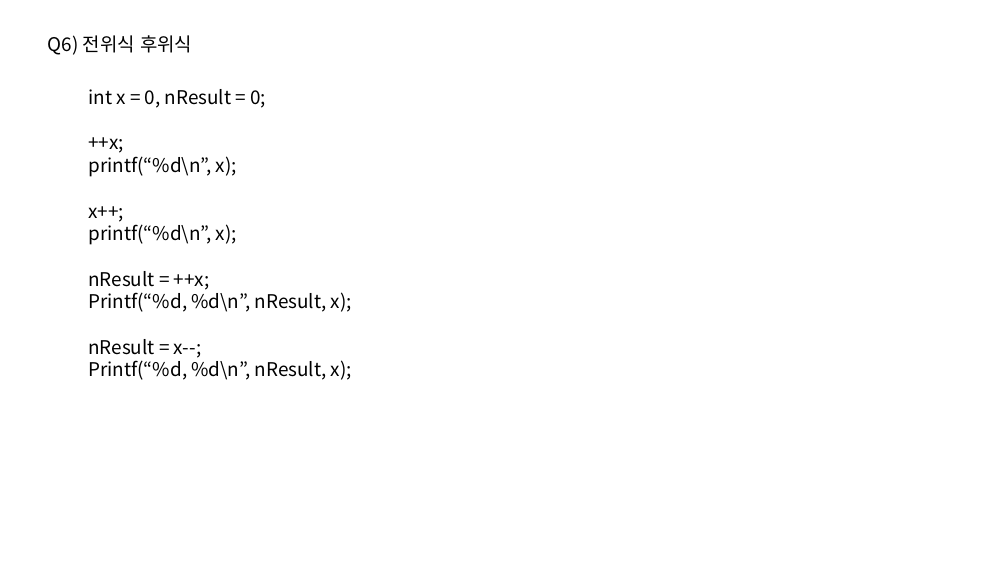
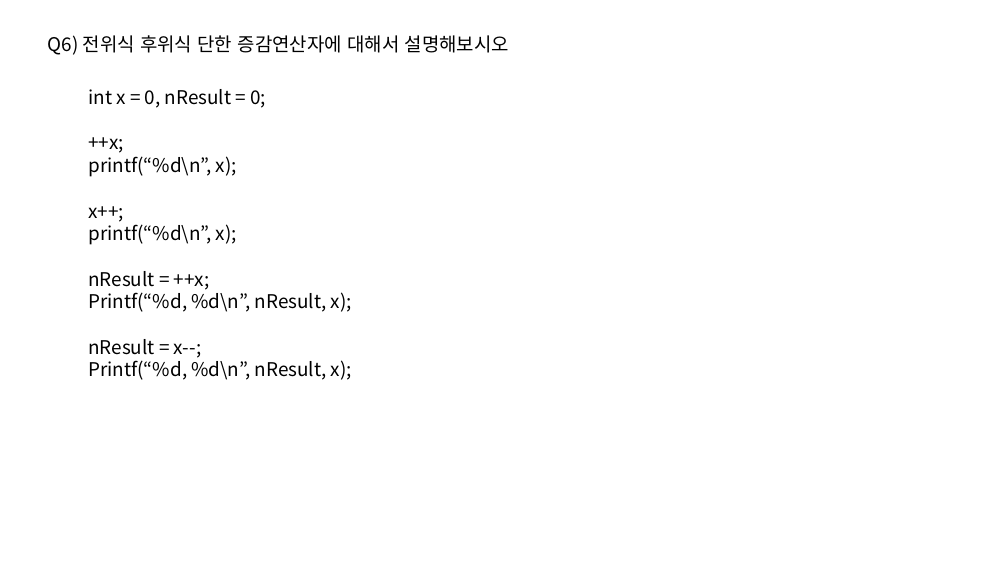
Before and after one commit to taehyuklee/C-CppStudy, a slide deck: slide 10 of CSwithC/CS-explanation.pptx (slide 9 before the commit). Drawn at 1008x567 pixels with LibreOffice and Linux fonts; fonts in the diff are those of the drawing. Boxes give left, top, right and bottom in pixels: in the first picture for what was removed or moved away, otherwise in the second. Text is boxed around its words. In the diff, an @@ line names an element or a change of style, - is before the commit and + after.

```diff
--- a/CSwithC/CS-explanation.pptx
+++ b/CSwithC/CS-explanation.pptx
@@ text at <box>48,35,509,55</box>: text changed @@
-Q6) 전위식 후위식
+Q6) 전위식 후위식 단한 증감연산자에 대해서 설명해보시오
```
Also in this commit, not shown: 1 slide added, 2 other files.
